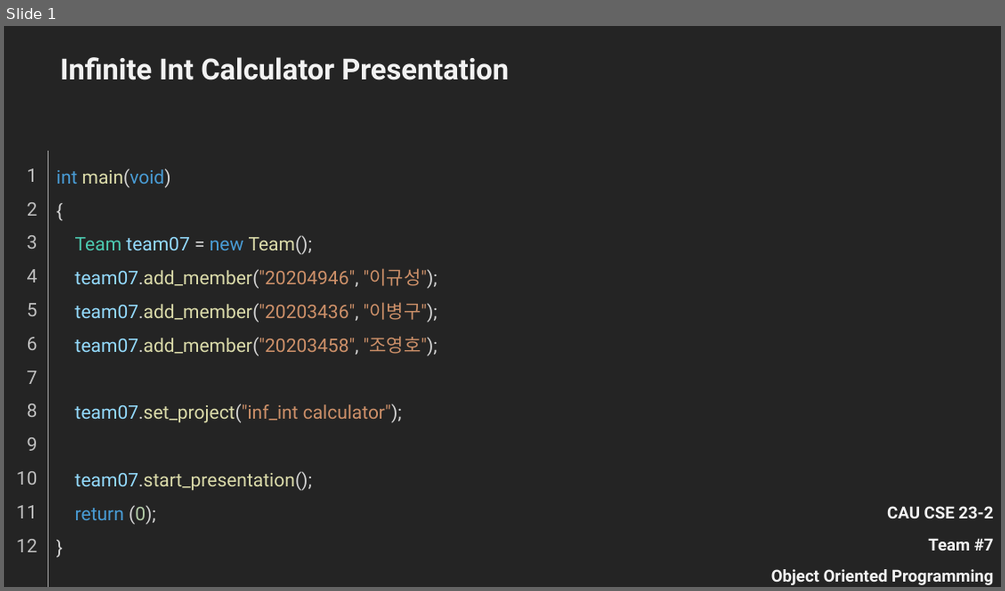
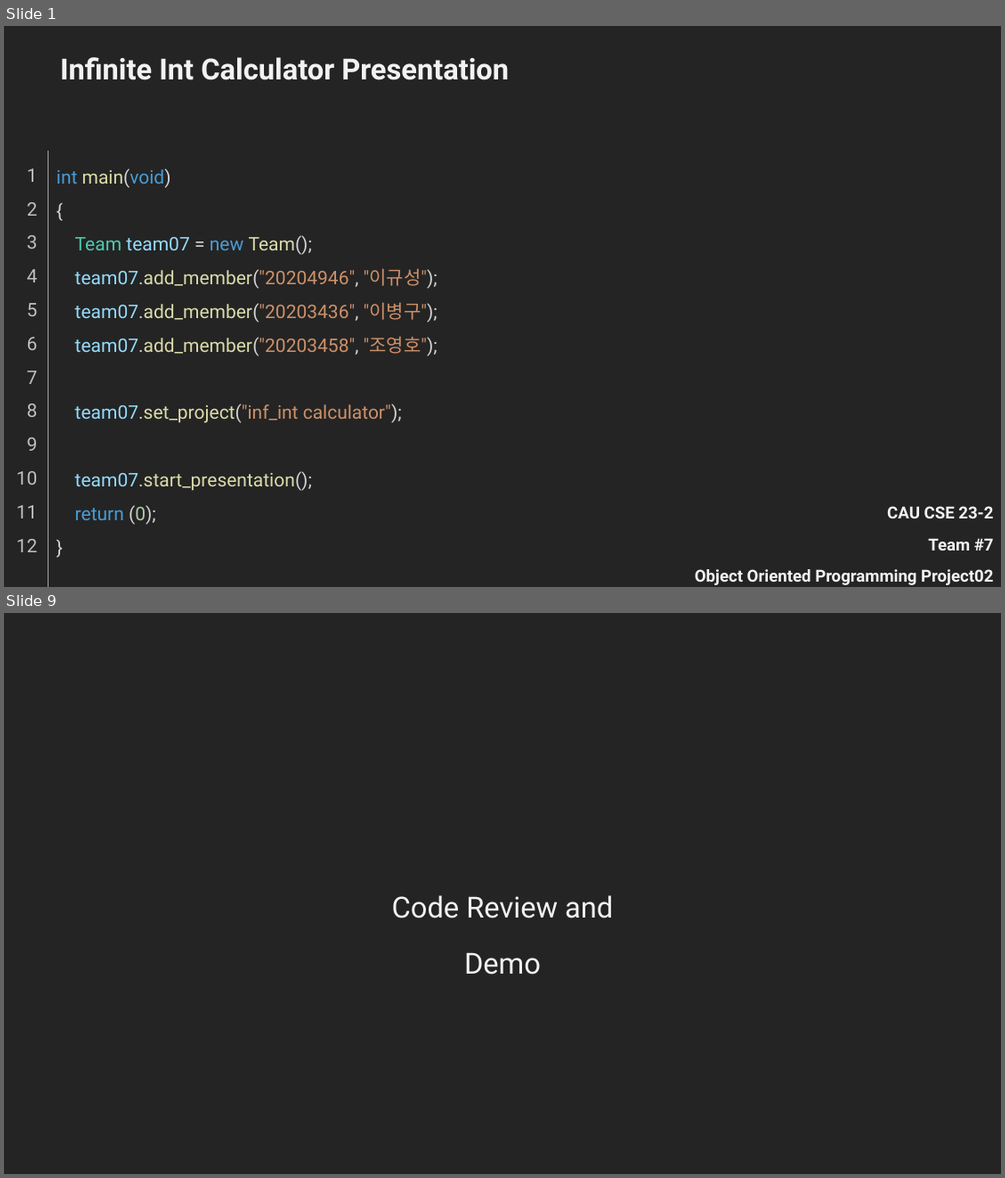
Before and after one commit to Tastypotato245/OOP_Project02, a slide deck: OOP_Project02_Team07.pptx. Shown one above the other, each under a label of ours: slide 1 before the commit, slides 1 and 9 after it; the slides between them are not shown. The pictures are 1005x591 and 1005x1178 pixels, drawn with LibreOffice and Linux fonts; fonts in the diff are those of the drawing. Boxes give left, top, right and bottom in pixels: in the first picture for what was removed or moved away, otherwise in the second. Text is boxed around its words. In the diff, an @@ line names an element or a change of style, - is before the commit and + after.

```diff
--- a/OOP_Project02_Team07.pptx
+++ b/OOP_Project02_Team07.pptx
@@ slide 9 added at (x1=4, y1=613, x2=1001, y2=1174), background #242424 @@
@@ text added at (x1=392, y1=895, x2=613, y2=974), 28 pt, text #F2F2F2 @@
+Code Review and Demo
@@ slide 1 changed as well @@
@@ text "CAU CSE 23-2" moved from (x1=771, y1=506, x2=994, y2=585) to (x1=695, y1=506, x2=994, y2=585) @@
@@ text at (x1=695, y1=569, x2=993, y2=585): text changed @@
-Object Oriented Programming
+Object Oriented Programming Project02
```
Also in this commit, not shown: 9 other slides added, 3 slides removed, 1 other file.
